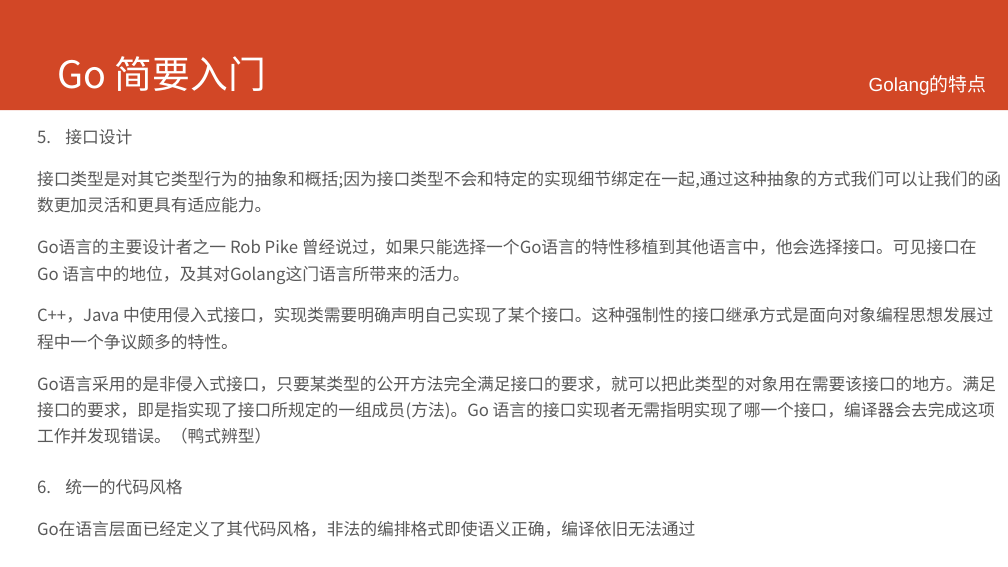
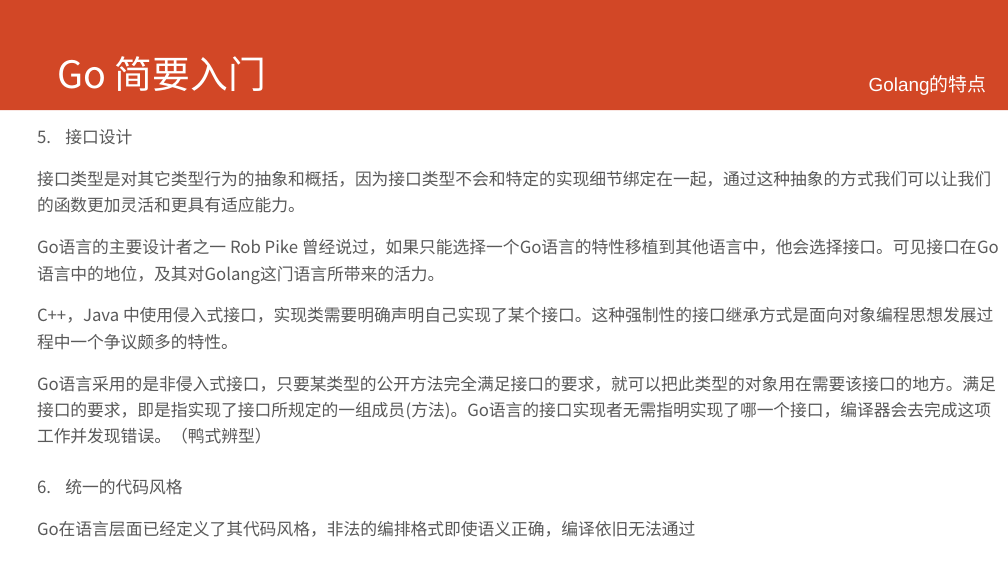
Before and after one commit to printfcoder/printfcoder, a slide deck: slide 10 of course/for-emc/course-for-emc.pptx. Drawn at 1008x567 pixels with LibreOffice and Linux fonts; fonts in the diff are those of the drawing; background and template pictures are left out. Boxes give left, top, right and bottom in pixels: in the first picture for what was removed or moved away, otherwise in the second. Text is boxed around its words. In the diff, an @@ line names an element or a change of style, - is before the commit and + after.

```diff
--- a/course/for-emc/course-for-emc.pptx
+++ b/course/for-emc/course-for-emc.pptx
@@ text at bbox=[37, 171, 999, 284]: text changed @@
-接口类型是对其它类型行为的抽象和概括;因为接口类型不会和特定的实现细节绑定在一起,通过这种抽象的方式我们可以让我们的函数更加灵活和更具有适应能力。
-Go语言的主要设计者之一 Rob Pike 曾经说过，如果只能选择一个Go语言的特性移植到其他语言中，他会选择接口。可见接口在Go 语言中的地位，及其对Golang这门语言所带来的活力。
+接口类型是对其它类型行为的抽象和概括，因为接口类型不会和特定的实现细节绑定在一起，通过这种抽象的方式我们可以让我们的函数更加灵活和更具有适应能力。
+Go语言的主要设计者之一 Rob Pike 曾经说过，如果只能选择一个Go语言的特性移植到其他语言中，他会选择接口。可见接口在Go语言中的地位，及其对Golang这门语言所带来的活力。
@@ text at bbox=[37, 376, 996, 444]: spaces changed @@
-Go语言采用的是非侵入式接口，只要某类型的公开方法完全满足接口的要求，就可以把此类型的对象用在需要该接口的地方。满足接口的要求，即是指实现了接口所规定的一组成员(方法)。Go 语言的接口实现者无需指明实现了哪一个接口，编译器会去完成这项工作并发现错误。（鸭式辨型）
+Go语言采用的是非侵入式接口，只要某类型的公开方法完全满足接口的要求，就可以把此类型的对象用在需要该接口的地方。满足接口的要求，即是指实现了接口所规定的一组成员(方法)。Go语言的接口实现者无需指明实现了哪一个接口，编译器会去完成这项工作并发现错误。（鸭式辨型）
```
Also in this commit, not shown: 5 other slides changed, 6 slides added, 3 slides removed, 6 other files.
